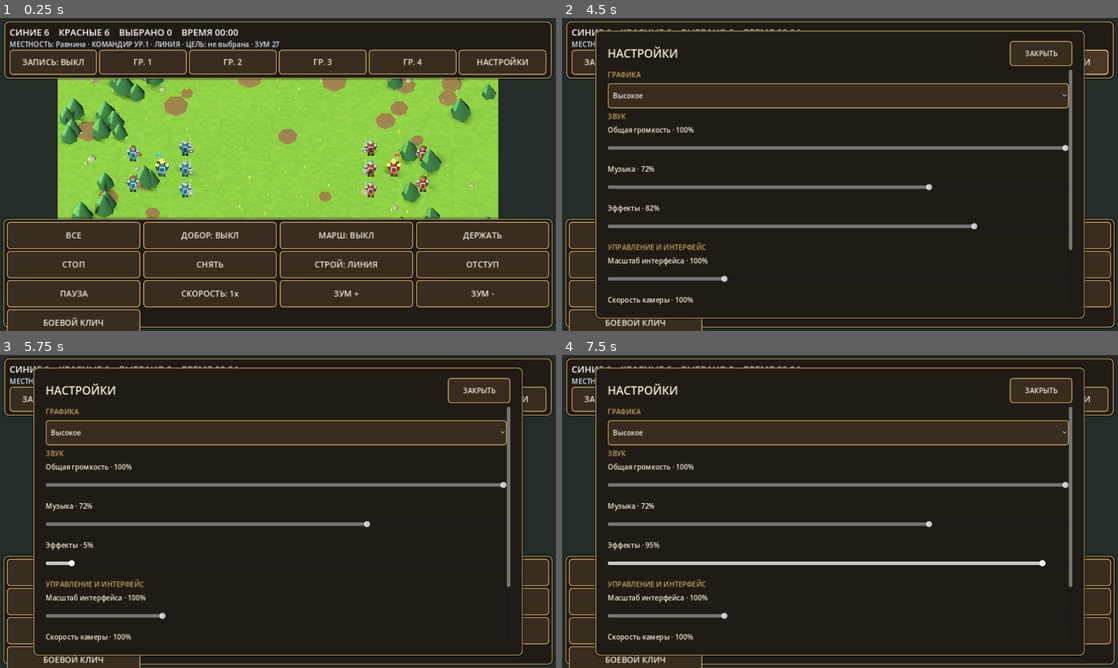
Above: before the commit, frames 1-4 (two rows, left to right).
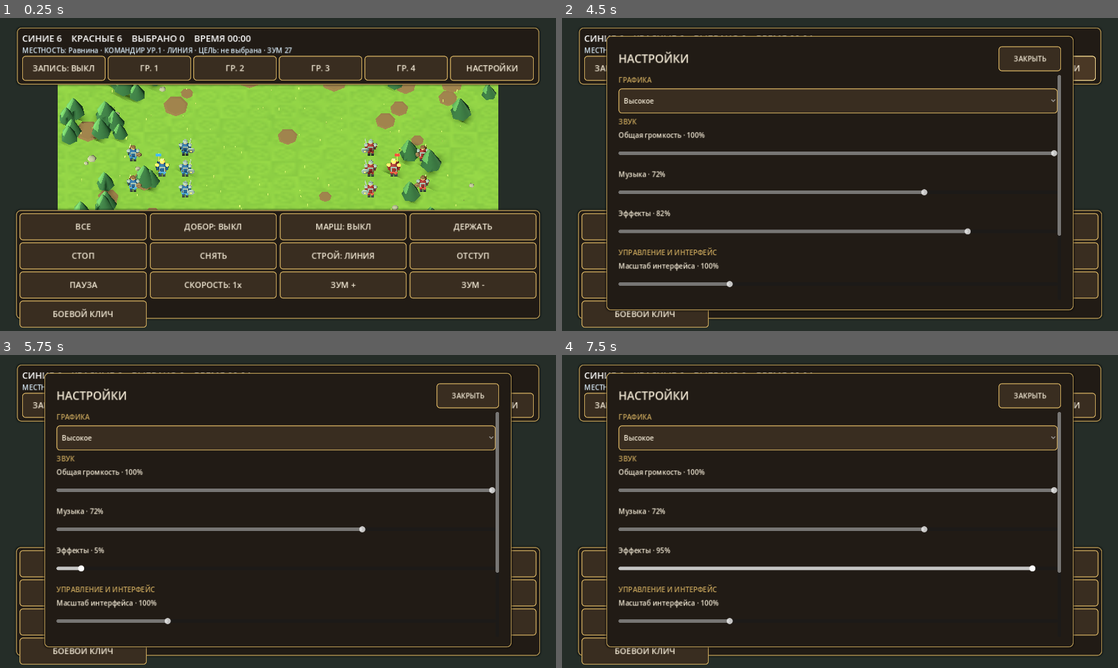
Above: after the commit, the same moments.

Repository: ilonadanelan1-code/-Project-Ember
Game: Godot game, scene res://scenes/combat_test.tscn
The game is run twice, just before and just after one commit, with the same random seed, the same clock (stepped at 60 frames per second) and the same inputs. This scene is started directly instead of the project's main scene.
Inputs:
- Up to frame 1 (0.25 s): no input
- Up to frame 2 (4.5 s): click "ЗАПИСЬ: ВЫКЛ" at 0.5 s; click "ГР. 1" at 1.25 s; click "ГР. 2" at 2 s; click "ГР. 3" at 2.75 s; click "ГР. 4" at 3.5 s; click "НАСТРОЙКИ" at 4.25 s
- Up to frame 3 (5.75 s): click "ВСЕ" at 5 s
- Up to frame 4 (7.5 s): click "ДОБОР: ВЫКЛ" at 5.75 s; click "МАРШ: ВЫКЛ" at 6.5 s; click "ДЕРЖАТЬ" at 7.25 s

The runs differ from the first frame. In frame 1, 18% of the frame differs, in the area x 0-100%, y 1-100%; in frame 2, 15%; in frame 3, 13%; in frame 4, 15%.

Commit message:
Integrate safe-area and gesture foundations, handle Android Back and app pause

Diff:
--- a/project_ember/scripts/combat_test.gd
+++ b/project_ember/scripts/combat_test.gd
@@ -6,6 +6,9 @@
 const SettingsPanelScript = preload("res://scripts/settings_panel.gd")
 const PerfOverlayScript = preload("res://scripts/perf_overlay.gd")
 const CombatEffectsScript = preload("res://scripts/combat_effects.gd")
+const SafeAreaContainerScript = preload("res://scripts/safe_area_container.gd")
+const TouchGestureRouterScript = preload("res://scripts/touch_gesture_router.gd")
+const ToastManagerScript = preload("res://scripts/toast_manager.gd")
 
 const BattlefieldVisualsScript = preload("res://scripts/battlefield_visuals.gd")
 
@@ -60,9 +63,13 @@
 var _group_store_mode: bool = false
 var _group_store_button: Button
 var _rally_button: Button
+var _safe_area: SafeAreaContainer
+var _gesture_router: TouchGestureRouter
+var _toast_manager: ToastManager
 
 
 func _ready() -> void:
+	get_tree().set_auto_accept_quit(false)
 	get_tree().paused = false
 	Engine.time_scale = 1.0
 	_create_environment()
@@ -222,12 +229,17 @@
 	layer.process_mode = Node.PROCESS_MODE_ALWAYS
 	add_child(layer)
 
-	var root := Control.new()
-	root.set_anchors_and_offsets_preset(Control.PRESET_FULL_RECT)
-	root.mouse_filter = Control.MOUSE_FILTER_IGNORE
+	_safe_area = SafeAreaContainerScript.new()
+	layer.add_child(_safe_area)
+	var root := _safe_area.get_content_root()
 	root.theme = UiThemeScript.create_theme(GameSettings.ui_scale)
-	UiThemeScript.apply_safe_area(root)
-	layer.add_child(root)
+	_gesture_router = TouchGestureRouterScript.new()
+	_gesture_router.name = "TouchGestureRouter"
+	_gesture_router.set_ui_root(root)
+	root.add_child(_gesture_router)
+	_toast_manager = ToastManagerScript.new()
+	_toast_manager.name = "ToastManager"
+	root.add_child(_toast_manager)
 	_create_selection_marquee(root)
 
 	var top_panel := PanelContainer.new()
@@ -745,6 +757,35 @@
 func _open_settings() -> void:
 	if is_instance_valid(_settings_panel):
 		_settings_panel.open_panel()
+
+func _notification(what: int) -> void:
+	if what == NOTIFICATION_WM_GO_BACK_REQUEST:
+		if is_instance_valid(_settings_panel) and _settings_panel.visible:
+			_settings_panel.close_panel()
+		elif not _game_over:
+			if not _paused:
+				_toggle_pause()
+			else:
+				_toggle_pause()
+	elif what == NOTIFICATION_APPLICATION_PAUSED or what == NOTIFICATION_APPLICATION_FOCUS_OUT:
+		_pause_for_background()
+	elif what == NOTIFICATION_APPLICATION_RESUMED:
+		if _paused and is_instance_valid(_toast_manager):
+			_toast_manager.show_toast("Бой приостановлен", 2.5, "Ⅱ")
+
+
+func _pause_for_background() -> void:
+	if _game_over:
+		return
+	if not _paused:
+		_paused = true
+		get_tree().paused = true
+	if is_instance_valid(_pause_button):
+		_pause_button.text = "ПРОДОЛЖИТЬ"
+	# CampaignState.save_campaign() intentionally refuses to write during a
+	# tactical battle, preserving the last safe strategic save and battle result.
+
+
 
 
 func _raycast(screen_position: Vector2) -> Dictionary:
